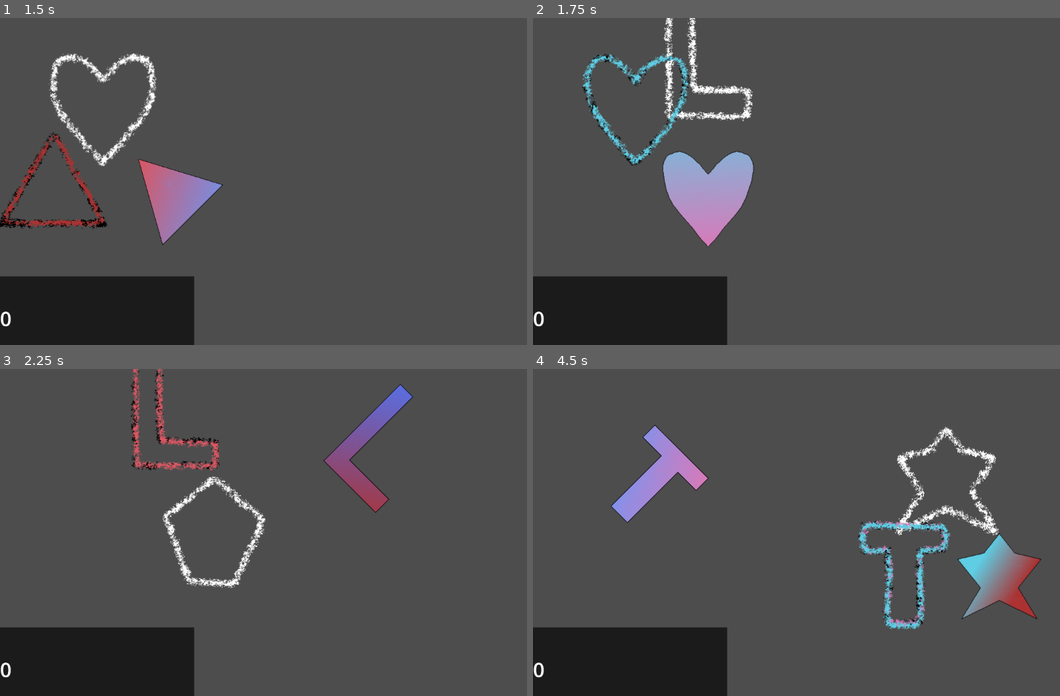
Above: before the commit, frames 1-4 (two rows, left to right).
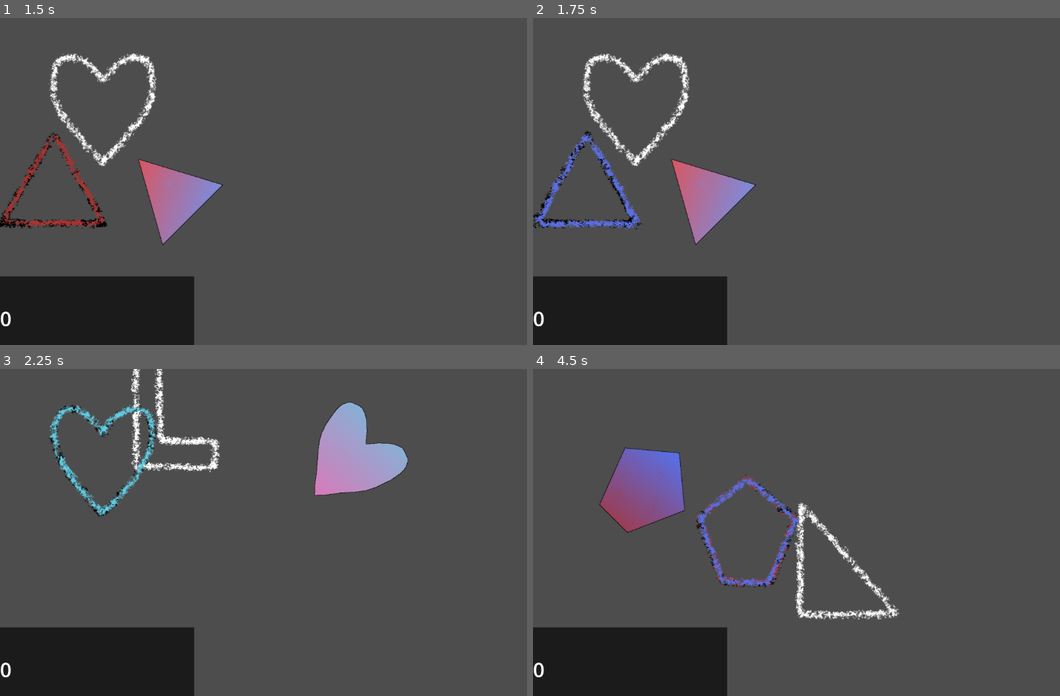
Above: after the commit, the same moments.

Repository: SucellosMusic/first-rhythm-game
Game: Godot game, scene res://Scenes/Levels/level_1.tscn
Same seed, same stepped clock (60 frames per second), same inputs: the game is played once before the commit and once after it. This scene is started directly instead of the project's main scene.
Inputs (mouse positions are in pixels of both pictures, inside the frame that each line leads up to):
- Up to frame 1 (1.5 s): tap Enter at 0.5 s; move the mouse to (421, 165) at 0.52 s; tap S (Input Shape) at 0.6 s; move the mouse to (173, 197) at 1.27 s; click (173, 197) at 1.35 s
- Up to frame 2 (1.75 s): no input
- Up to frame 3 (2.25 s): move the mouse to (347, 460) at 2.02 s; right-click (347, 460) at 2.1 s
- Up to frame 4 (4.5 s): move the mouse to (796, 597) at 2.77 s; tap S (Input Shape) at 2.85 s; move the mouse to (996, 581) at 3.52 s; click (996, 581) at 3.6 s; move the mouse to (648, 483) at 4.27 s; right-click (648, 483) at 4.35 s

Frame 1 is identical in both runs. In frame 2, 7.1% of the frame differs, in the area x 0-43%, y 0-70%; in frame 3, 7.7%; in frame 4, 11%, in the area x 12-97%, y 17-80%.

Commit message:
Next Sequence Function
setup next sequence function, but getting wrong values for hint shapes.

Diff:
--- a/Scenes/Levels/Levels.gd
+++ b/Scenes/Levels/Levels.gd
@@ -108,7 +108,7 @@
 		prevAltRec = altReceivers[sequencer.recShape]
 		prevHint = hints[sequencer.hintOptionAShape]
 		prevAltHint = altHints[sequencer.hintOptionBShape]
-
+		prevShape = shapes[sequencer.recShape]
 	else:
 		receivers[sequencer.recShape].position = sequencer.recPos
 		receivers[sequencer.recShape].rotation_degrees = sequencer.recOrient
@@ -124,6 +124,9 @@
 	if Input.is_action_just_pressed("Input Shape"):
 		get_total_score()
 		scoreDisplay.text = str(totalScore)
+
+	if sequencer.currSequenceValues == sequencer.get_current_sequence_size() - 1:
+		sequencer.set_next_sequence(altRecCollision[sequencer.recShape])
 
 func get_total_score() -> void:
 	if takeScore == true:
--- a/Scenes/Levels/level_1.tscn
+++ b/Scenes/Levels/level_1.tscn
@@ -46,34 +46,34 @@
 hintPattern = Array[int]([1, 2, 3, 4, 5, 6])
 receiverOrientation = Array[int]([0, 0, 0, 0, 0, 0, 0])
 hintOrientation = Array[int]([0, 0, 0, 0, 0, 0, 0])
-nextBeat = Array[float]([1.0, 1.0, 1.0, 1.0, 1.0, 1.0, 1.0])
+nextBeat = Array[float]([2.0, 2.0, 2.0, 2.0, 2.0, 2.0, 2.0])
 
 [node name="SequenceB" parent="Sequencer" instance=ExtResource("9_tq3wd")]
 receiverPattern = Array[int]([1, 3, 5, 2, 4, 6, 0])
 hintPattern = Array[int]([3, 5, 2, 4, 6, 0])
 receiverOrientation = Array[int]([0, 0, 0, 0, 0, 0, 0])
 hintOrientation = Array[int]([0, 0, 0, 0, 0, 0, 0])
-nextBeat = Array[float]([1.0, 1.0, 1.0, 1.0, 1.0, 1.0, 1.0])
+nextBeat = Array[float]([2.0, 2.0, 2.0, 2.0, 2.0, 2.0, 2.0])
 
 [node name="SequenceC" parent="Sequencer" instance=ExtResource("10_1c17x")]
 receiverPattern = Array[int]([5, 6, 4, 3, 2, 1, 0])
 hintPattern = Array[int]([5, 4, 3, 2, 1, 0])
 receiverOrientation = Array[int]([0, 0, 0, 0, 0, 0, 0])
 hintOrientation = Array[int]([0, 0, 0, 0, 0, 0, 0])
-nextBeat = Array[float]([1.0, 1.0, 1.0, 1.0, 1.0, 1.0, 1.0])
+nextBeat = Array[float]([2.0, 2.0, 2.0, 2.0, 2.0, 2.0, 2.0])
 
 [node name="SequenceD" parent="Sequencer" instance=ExtResource("11_lhrob")]
 receiverPattern = Array[int]([3, 4, 2, 5, 1, 0, 5])
 hintPattern = Array[int]([4, 2, 5, 1, 0, 5])
 receiverOrientation = Array[int]([0, 0, 0, 0, 0, 0, 0])
 hintOrientation = Array[int]([0, 0, 0, 0, 0, 0, 0])
-nextBeat = Array[float]([1.0, 1.0, 1.0, 1.0, 1.0, 1.0, 1.0])
+nextBeat = Array[float]([2.0, 2.0, 2.0, 2.0, 2.0, 2.0, 2.0])
 
 [node name="SequenceE" parent="Sequencer" instance=ExtResource("12_61go8")]
 receiverPattern = Array[int]([6, 1, 5, 2, 4, 0, 3])
 hintPattern = Array[int]([1, 5, 2, 4, 6, 3])
 receiverOrientation = Array[int]([0, 0, 0, 0, 0, 0, 0])
 hintOrientation = Array[int]([0, 0, 0, 0, 0, 0, 0])
-nextBeat = Array[float]([1.0, 1.0, 1.0, 1.0, 1.0, 1.0, 1.0])
+nextBeat = Array[float]([2.0, 2.0, 2.0, 2.0, 2.0, 2.0, 2.0])
 
 [connection signal="timeout" from="Beats" to="." method="_on_beats_timeout"]
--- a/Scenes/Sequences/sequence_manager.gd
+++ b/Scenes/Sequences/sequence_manager.gd
@@ -4,10 +4,6 @@
 @onready var sequences = self.get_children();
 var currSequence : int = 0;
 var currSequenceValues : int = 0;
-
-#area2d
-@onready var altRec = $"../Alt Receivers".get_children()
-var altRecCollider : Array[Area2D];
 
 #sequence values
 var recShape : int;
@@ -23,8 +19,7 @@
 var hintOptionBOrient : int;
 
 func _ready() -> void:
-	for a in altRec:
-		altRecCollider.append(a.get_child(1))
+	pass
 
 func set_initial_sequence() -> void:
 	currSequence = 0
